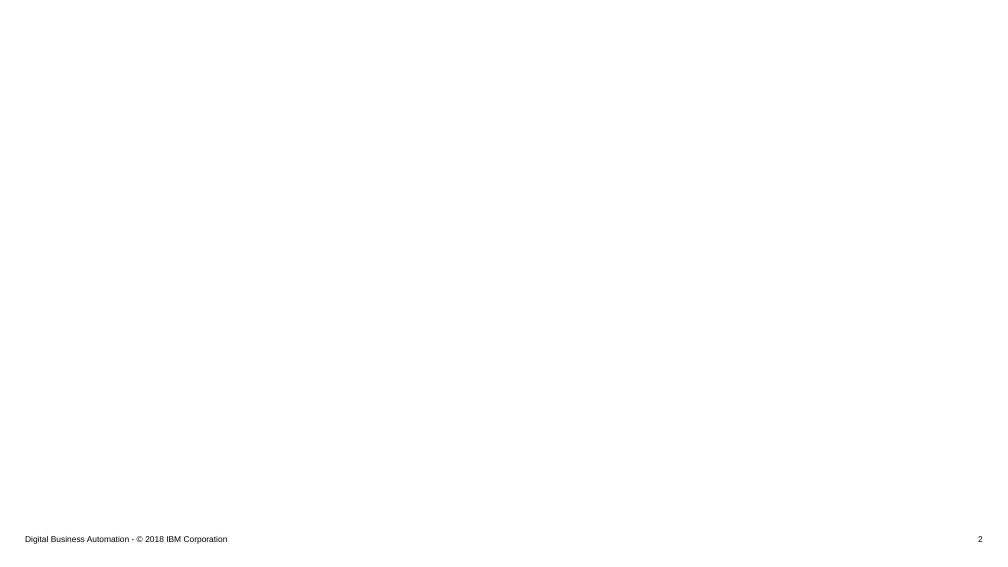
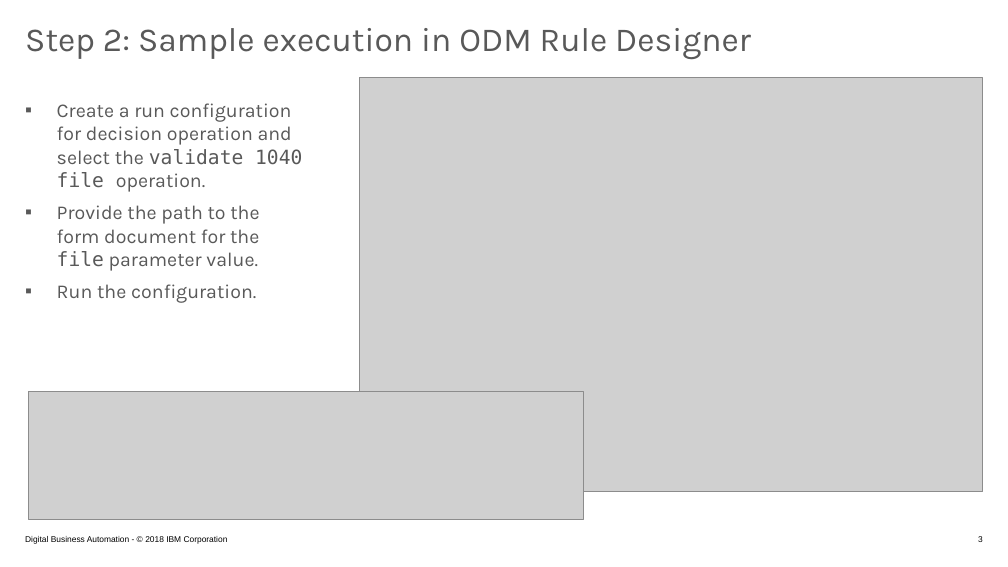
Before and after one commit to pberlandier/odm-with-pdfbox, a slide deck: slide 3 of docs/Decisions with ODM and PDF Forms.pptx (slide 2 before the commit). Drawn at 1008x567 pixels with LibreOffice and Linux fonts; fonts in the diff are those of the drawing; grey boxes stand for pictures. Boxes give left, top, right and bottom in pixels: in the first picture for what was removed or moved away, otherwise in the second. Text is boxed around its words. In the diff, an @@ line names an element or a change of style, - is before the commit and + after.

Commit message:
Update slides

```diff
--- a/docs/Decisions with ODM and PDF Forms.pptx
+++ b/docs/Decisions with ODM and PDF Forms.pptx
@@ title added at [25,28,751,60], 24 pt, text #595959 @@
+Step 2: Sample execution in ODM Rule Designer
@@ picture added at [359,78,983,492] @@
@@ text added at [57,103,302,303], 14 pt, text #595959 @@
+▪ Create a run configuration for decision operation and select the validate 1040 file operation.
+▪ Provide the path to the form document for the file parameter value.
+▪ Run the configuration.
@@ picture added at [28,392,584,520] @@
```
Also in this commit, not shown: 4 slides added, 2 other files.
